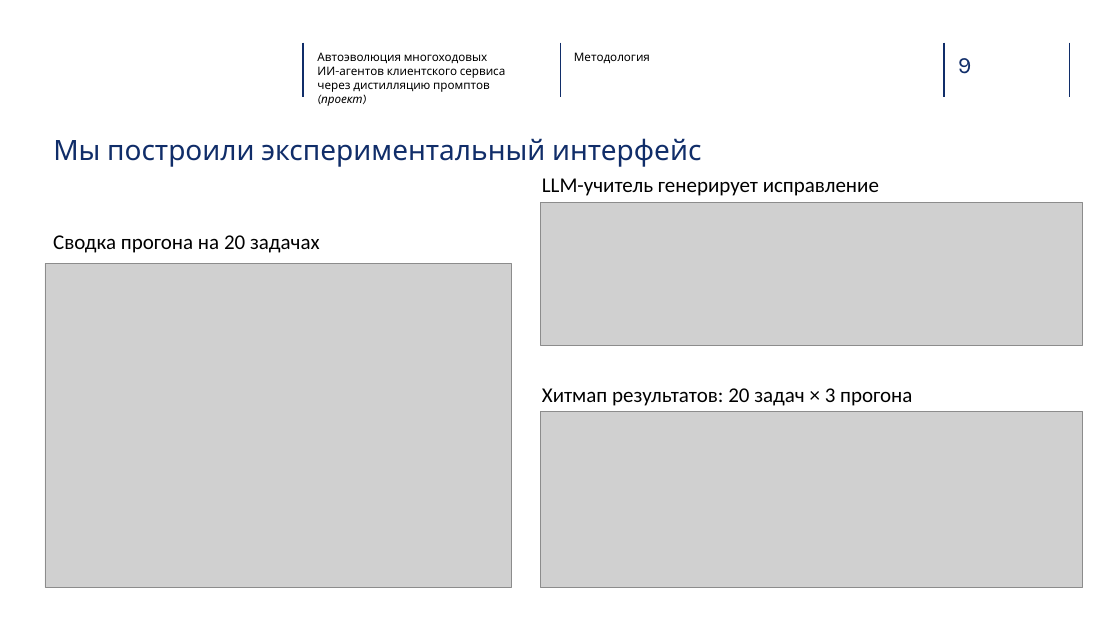
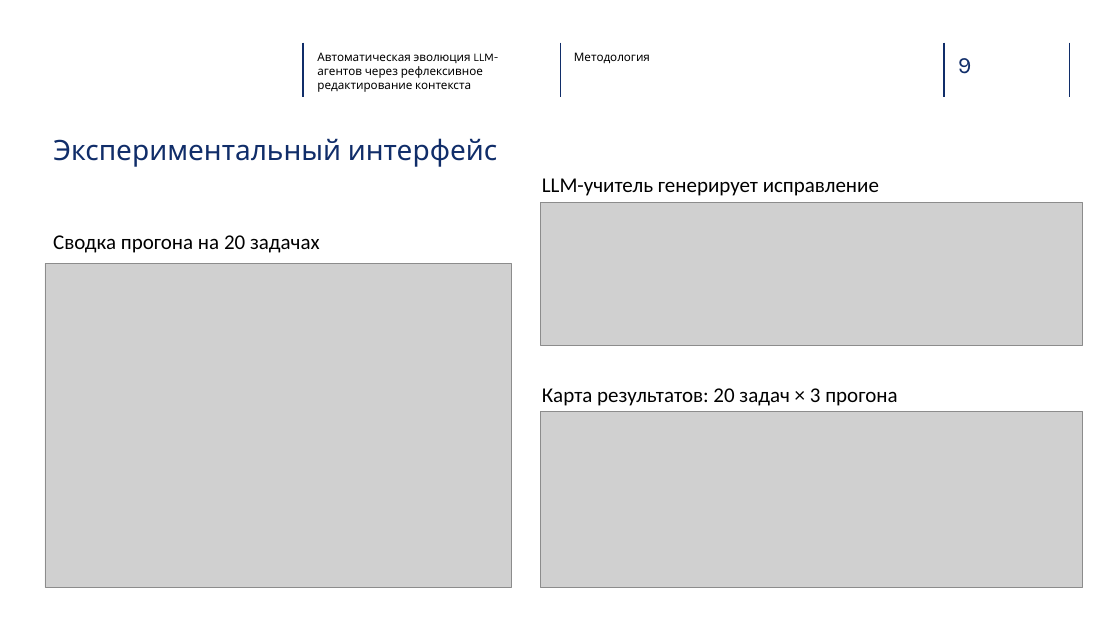
Before and after one commit to glebdementev/tau-evo, a slide deck: slide 9 of slides/defense_ru.pptx (slide 10 before the commit). Drawn at 1120x630 pixels with LibreOffice and Linux fonts; fonts in the diff are those of the drawing; grey boxes stand for pictures; background and template pictures are left out. Boxes give left, top, right and bottom in pixels: in the first picture for what was removed or moved away, otherwise in the second. Text is boxed around its words. In the diff, an @@ line names an element or a change of style, - is before the commit and + after.

```diff
--- a/slides/defense_ru.pptx
+++ b/slides/defense_ru.pptx
@@ text at bbox=[317, 52, 498, 92]: text changed @@
-Автоэволюция многоходовых
-ИИ-агентов клиентского сервиса через дистилляцию промптов (проект)
+Автоматическая эволюция LLM-агентов через рефлексивное редактирование контекста
@@ text at bbox=[348, 138, 497, 167]: text changed @@
-Мы построили экспериментальный интерфейс
+Экспериментальный интерфейс
@@ text at bbox=[542, 388, 897, 406]: text changed @@
-Хитмап результатов: 20 задач × 3 прогона
+Карта результатов: 20 задач × 3 прогона
```
Also in this commit, not shown: 12 other slides changed, 2 slides added, 3 slides removed, 2 other files.
